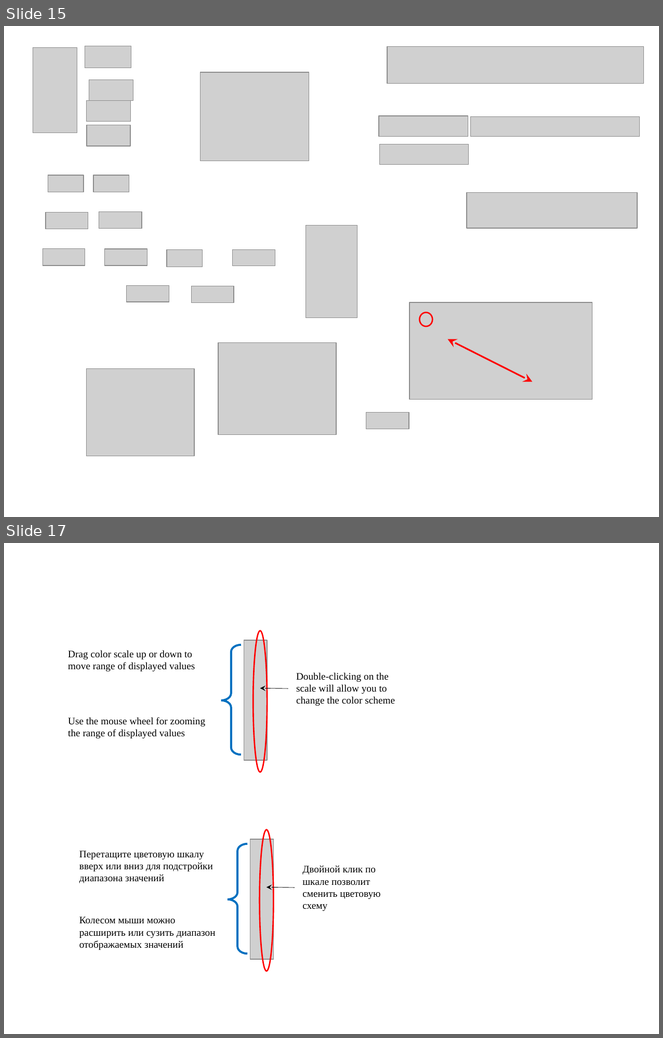
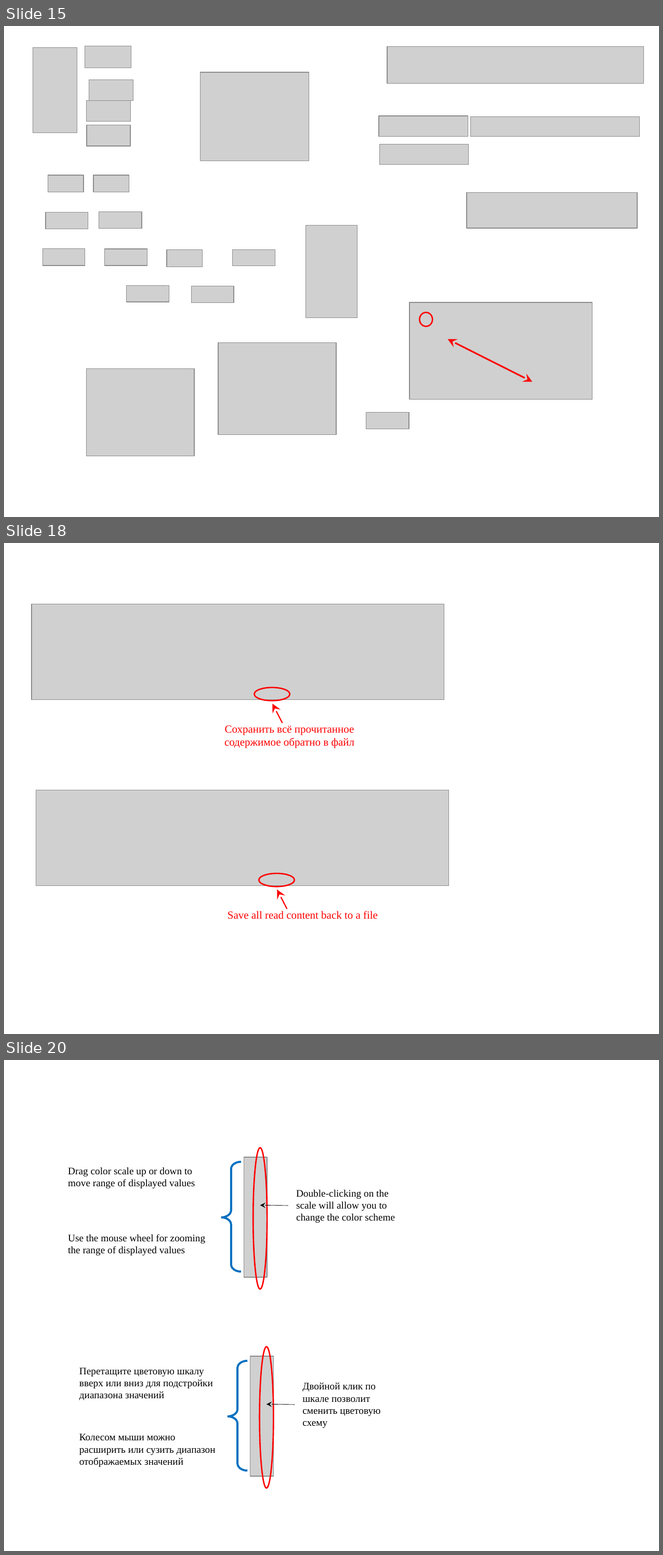
Before and after one commit to svech/Multifitting, a slide deck: manual/Pictures 2.0/Pictures 2.0.pptx. Shown one above the other, each under a label of ours: slides 15 and 17 before the commit, slides 15, 18 and 20 after it; the slides between them are not shown. The pictures are 663x1038 and 663x1555 pixels, drawn with LibreOffice and Linux fonts; fonts in the diff are those of the drawing; grey boxes stand for pictures. Boxes give left, top, right and bottom in pixels: in the first picture for what was removed or moved away, otherwise in the second. Text is boxed around its words. In the diff, an @@ line names an element or a change of style, - is before the commit and + after.

```diff
--- a/manual/Pictures 2.0/Pictures 2.0.pptx
+++ b/manual/Pictures 2.0/Pictures 2.0.pptx
@@ slide 18 added at [4, 543, 659, 1034], background #FFFFFF @@
@@ group added at [32, 604, 444, 748]: 1 picture, 1 ellipse, 1 arrow, 1 text @@
+Сохранить всё прочитанное содержимое обратно в файл
@@ group added at [36, 790, 449, 919]: 1 picture, 1 ellipse, 1 arrow, 1 text @@
+Save all read content back to a file
@@ what was slide 17 is now slide 20 @@
```
Also in this commit, not shown: 3 other slides added, 1 slide removed, 1 other file.
